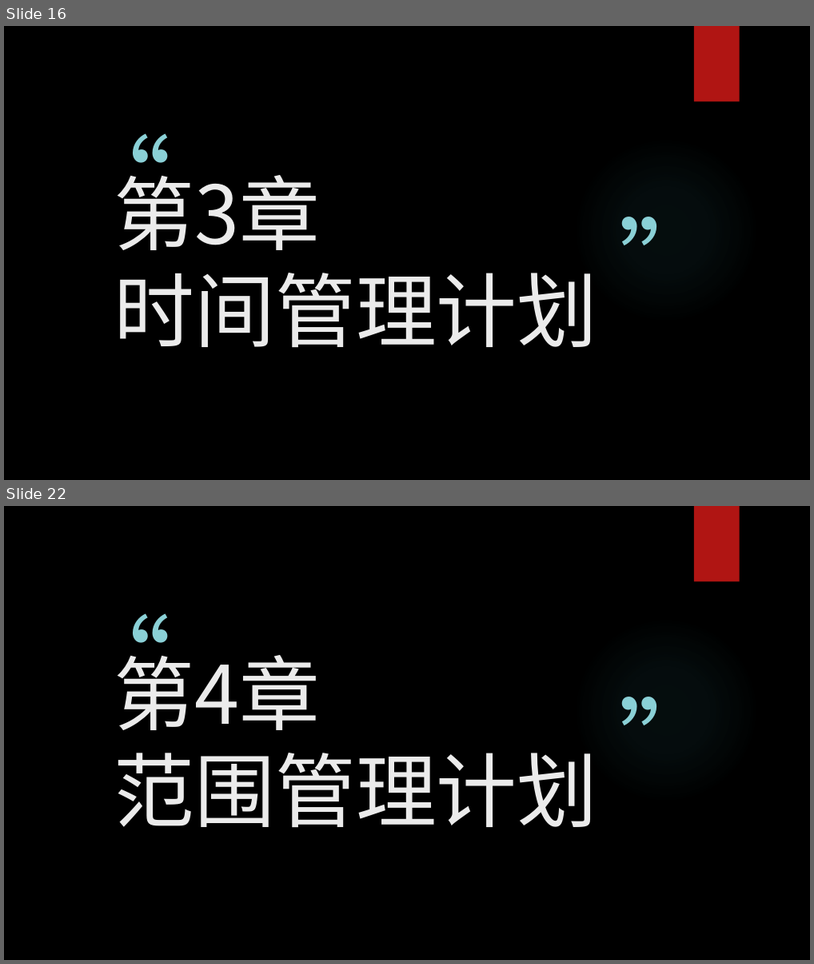
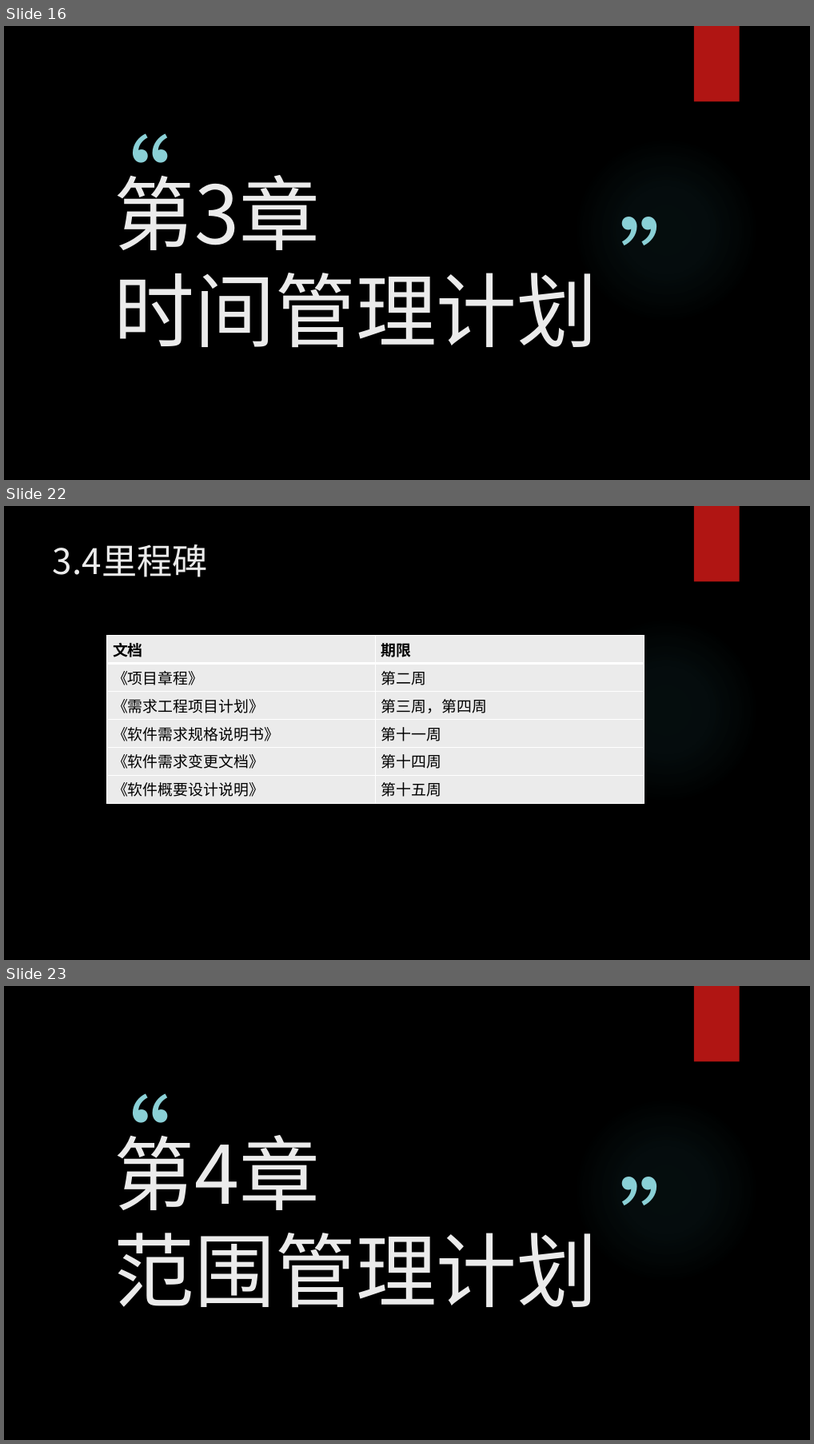
Before and after one commit to woncat/PRD2017, a slide deck: PRD-2017-G25-需求工程计划PPTV0.2.pptx. Shown one above the other, each under a label of ours: slides 16 and 22 before the commit, slides 16, 22 and 23 after it; the slides between them are not shown. The pictures are 814x964 and 814x1444 pixels, drawn with LibreOffice and Linux fonts; fonts in the diff are those of the drawing; background and template pictures are left out. Boxes give left, top, right and bottom in pixels: in the first picture for what was removed or moved away, otherwise in the second. Text is boxed around its words. In the diff, an @@ line names an element or a change of style, - is before the commit and + after.

```diff
--- a/PRD-2017-G25-需求工程计划PPTV0.2.pptx
+++ b/PRD-2017-G25-需求工程计划PPTV0.2.pptx
@@ slide 22 added at (x1=4, y1=506, x2=810, y2=960), background picture (left out); not listed: 2 template elements that a slide beside it also shows @@
@@ title added at (x1=53, y1=544, x2=208, y2=577), 42 pt, text #EBEBEB @@
+3.4里程碑
@@ table added at (x1=107, y1=636, x2=644, y2=800), 6 rows, 2 columns @@
+文档 | 期限
+《项目章程》 | 第二周
+《需求工程项目计划》 | 第三周，第四周
+《软件需求规格说明书》 | 第十一周
+《软件需求变更文档》 | 第十四周
+《软件概要设计说明》 | 第十五周
@@ what was slide 22 is now slide 23 @@
```
Also in this commit, not shown: 6 slides changed, 2 other slides added, 1 slide removed, 12 other files.
